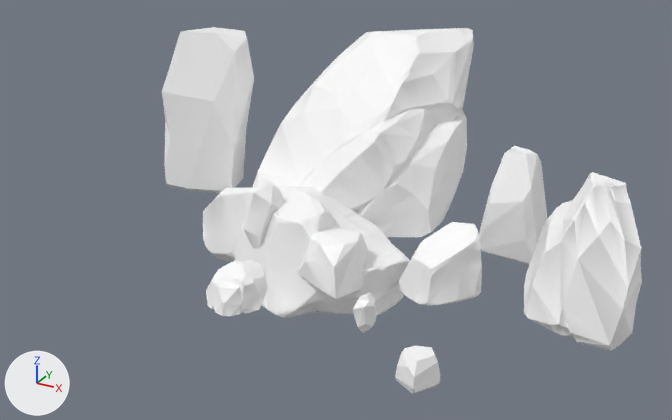
A saved change to the Blender file assets/models/free_pack_rocks_stylized.blend.
Both versions are drawn from a camera (50 mm lens) standing at (3.71, -6.34, 3.54) and looking at (0.24, -0.02, 0.38). Lighting does not change. The marker at lower left points along +X, +Y and +Z. The picture after the commit comes second.

The older version as bpy lines, for what is in view:
```python
me_mesh = bpy.data.meshes.new('Mesh')
me_mesh.from_pydata(...)  # 108 vertices, 212 faces; spans x -18.8..26.4, y 0.0..32.5, z 71.5..123.1
me_mesh.materials.append(mat_rocksstylized_m)  # its picture is missing
me_mesh_002 = bpy.data.meshes.new('Mesh.002')
me_mesh_002.from_pydata(...)  # 721 vertices, 1438 faces; spans x -121.0..97.0, y -35.0..53.0, z -85.0..76.0
me_mesh_002.materials.append(mat_rocksstylized_m)  # its picture is missing
me_mesh_004 = bpy.data.meshes.new('Mesh.004')
me_mesh_004.from_pydata(...)  # 160 vertices, 316 faces; spans x 190.4..280.2, y 0.0..114.5, z -51.2..39.1
me_mesh_004.materials.append(mat_rocksstylized_m)  # its picture is missing
ob_sm_rocks_01 = bpy.data.objects.new('SM_Rocks_01', me_mesh)
ob_sm_rocks_01.parent = ob_rocks_stylized
ob_sm_rocks_01.location = (0.0, 0.0, 0.0)
ob_sm_rocks_03 = bpy.data.objects.new('SM_Rocks_03', me_mesh_002)
ob_sm_rocks_03.parent = ob_rocks_stylized
ob_sm_rocks_03.location = (0.413, 0.0, -20.88)
ob_sm_rocks_05 = bpy.data.objects.new('SM_Rocks_05', me_mesh_004)
ob_sm_rocks_05.parent = ob_rocks_stylized
ob_sm_rocks_05.location = (0.0, 0.0, 0.0)
# also in view: 'SM_Rocks_07' at (0.5, -0.55, 0.2); 'SM_Rocks_11' at (-0.21, -0.4, 0.36); 'SM_Rocks_09' at (-1.56, 0.74, 0.8); 'SM_Rocks_02' at (1.31, -0.23, 0.28); 'SM_Rocks_04' at (0.02, 0.88, 0.85)
```
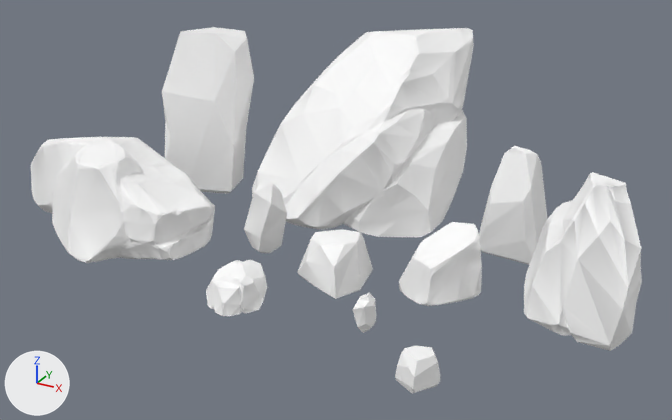
Edits to the bpy script that builds the scene:
```text
Change me_mesh_002:
    used by ob_sm_rocks_03; parent = ob_rocks_stylized; location = (0.413, 0.0, -20.88)
    remove me_mesh_002.from_pydata(...)  # 721 vertices, 1438 faces; spans x -121.0..97.0, y -35.0..53.0, z -85.0..76.0
    add me_mesh_002.from_pydata(...)  # 721 vertices, 1438 faces; spans x -279.0..-61.0, y 0.0..89.0, z -31.0..130.0
    me_mesh_002 part 1: the whole mesh is moved by (-158.0, 35.0, 54.0)
```

Boxes (x1, y1, x2, y2) around the edits, measured in the pictures (672 x 420 px):
'SM_Rocks_03', moved
    before: (203, 186, 410, 318)
    after: (31, 137, 215, 263)
